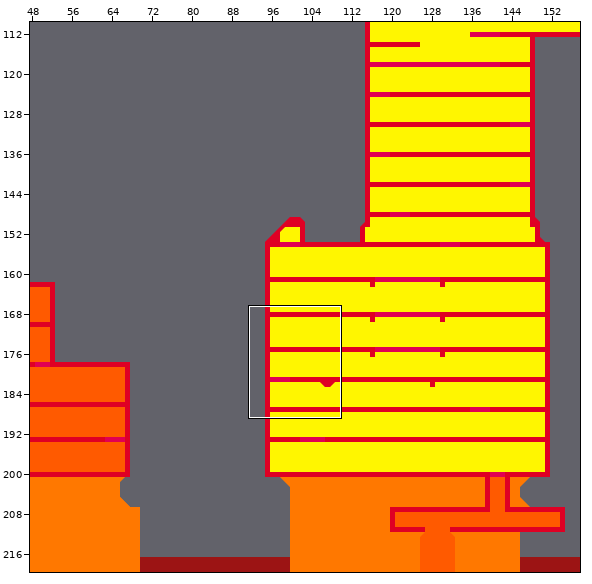
Tiled map: maps/nivel_1_1.tmx. Above: a wide view before the commit, with the close-up outlined.
Close-up. Before:
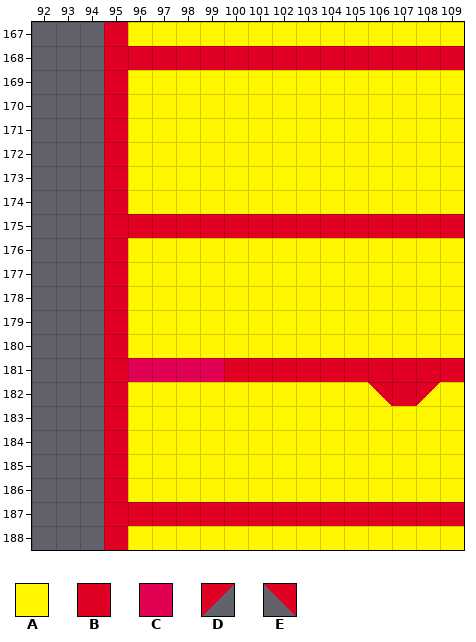
Cells are 32x32 px. Shown: x 92..109, y 167..188. The commit also changed other parts of the map, which this record leaves out.
Key: from "Sin título-1": A 1, B 2, C 11, D 56, E 59.
_ is an empty cell.
Layers that did not change in this view are not listed.
Layer "B1" before, first column x 92:
167 ___BAAAAAAAAAAAAAA
168 ___BBBBBBBBBBBBBBB
169 ___BAAAAAAAAAAAAAA
170 ___BAAAAAAAAAAAAAA
171 ___BAAAAAAAAAAAAAA
172 ___BAAAAAAAAAAAAAA
173 ___BAAAAAAAAAAAAAA
174 ___BAAAAAAAAAAAAAA
175 ___BBBBBBBBBBBBBBB
176 ___BAAAAAAAAAAAAAA
177 ___BAAAAAAAAAAAAAA
178 ___BAAAAAAAAAAAAAA
179 ___BAAAAAAAAAAAAAA
180 ___BAAAAAAAAAAAAAA
181 ___BCCCCBBBBBBBBBB
182 ___BAAAAAAAAAAABAA
183 ___BAAAAAAAAAAAAAA
184 ___BAAAAAAAAAAAAAA
185 ___BAAAAAAAAAAAAAA
186 ___BAAAAAAAAAAAAAA
187 ___BBBBBBBBBBBBBBB
188 ___BAAAAAAAAAAAAAA
Now the later version:
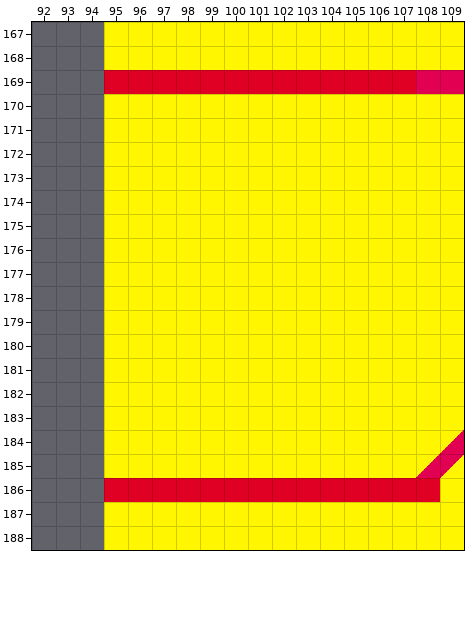
Edits made:
Layer "B1" (now hidden):
Tile A is removed in row 169 at x 96 to 109; in row 182 at x 106 and 108; in row 184 at x 109; in row 185 at x 108 to 109; in row 186 at x 96 to 108.
Tile B is removed in row 167 at x 95; in row 168 at x 95 to 109; in rows 170 to 174 at x 95; in row 175 at x 95 to 109; in rows 176 to 180 at x 95; in row 181 at x 95 and 100 to 109.
Tile B is removed in row 182 at x 95 and 107; in rows 183 to 185 at x 95; in row 187 at x 95 to 109; in row 188 at x 95.
Tile C is removed in row 181 at x 96 to 99.
Layer "B2" (now hidden):
Tile D is removed in row 182 at x 108.
Tile E is removed in row 182 at x 106.
Boxes around the changes in both close-ups, in picture pixels (x1, y1, x2, y2):
removed: (104, 22, 464, 550)
